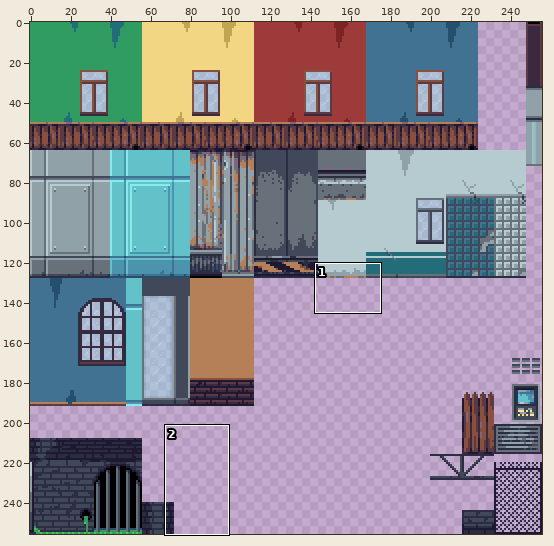
Pixel-art file, stored at Assets/Tileset/Rooms.ase. Above, an overview of the earlier version with the close-up marked.
Close-up. As it was:
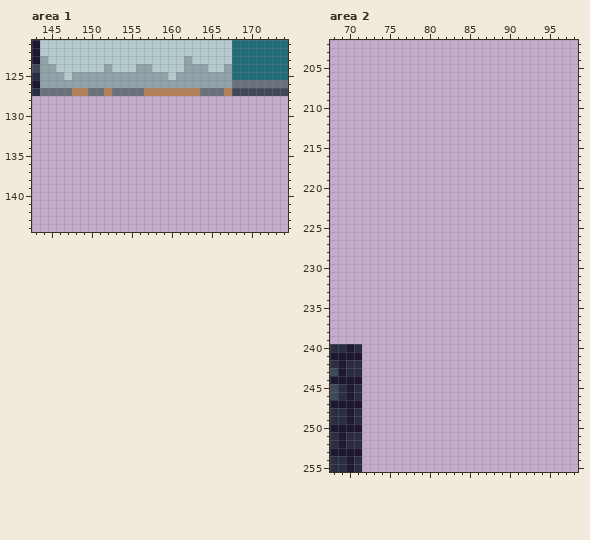
256x256 pixels, 1 frame. Shown: area 1: x 143..174, y 121..144; area 2: x 68..98, y 202..255. The commit also changed other parts of the picture, which this record leaves out.
Once edited:
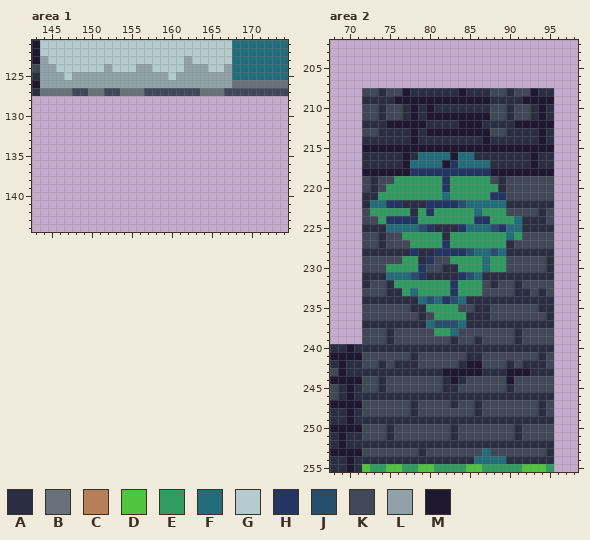
Palette (. is transparent): A #2b2e42  B #68717a  C #b58057  D #51c43f  E #309c62  F #236d7a  G #b6cbcf  H #233663  J #264f6e  K #414859  L #90a1a8  M #1f1833
From old to new:
Changed rows in their new state; - is an unchanged pixel.
Area 1, layer "Walls":
first column x 148:
127 KK--KK---KKKKKKK---K
Area 2, layer "Walls":
first column x 72:
208 KKAKKMAAAAAAMAAAKKAKKMAA
209 AAAAMMMMMMMMMMMMAAAAMMMM
210 KKAKKAMAMAAAAAAAKKAKKAMA
211 KKAKKAMAMMMMMMMMKKAKKAMA
212 AAAMMMMMAAAAMMMAAAAMMMMM
213 KKAAAAMAMMMMMMMMKKAAAAMA
214 AAAAAAMAAAAAAAAMAAAAAAMA
215 MMMMMMMMMMMMMMMMMMMMMMMM
216 AAAAAMAFFFFMFFAAAAAAAMAA
217 AAAAAMFFFFMHFFFFAAAAAMAA
218 MMMMMMHHHHHHHHHHMMMMMMMM
219 KAKKEEEEEEHEEEEEKAKKKKKK
220 KAKEEEEEEEHEEEEEEAKKKKKK
221 AAEEEEEEEEFEEEEEHHKKKKKK
222 AFFHHAAAHHHHJFFFFFAAAAAA
223 KEEEEEAEHEEEEEFEEEKKKKAK
224 KKEHHHHEEEEEEEHHEEEFAAAK
225 AAAFFFFJHAAAHFFFJHFFAAAA
226 KKAKKEEEEEAEEEEEEEFEKKKK
227 KKAKKKEEEEHEEEEEEEAKKKKK
228 AAAAAAHAAHHHHJFFJFAAAAAA
229 KKKKKEEAHKKEEEEFEEKKKKKA
230 KKKEEEEHKKAAEEEFEEKKKKKA
231 AAAFFFJHAAAAHJFAAAAAAAAA
232 AKKAEEEEEEEHEEEKAKKAKKKK
233 KKKAAEFEEEEHEEEKKKKAAKAK
234 AAAAAAAFJFHJFAAAAAAAAAAA
235 KKKKKKAAEEEEKKAAKKKKKKAA
236 KKKKKKKAKEEEEAAAKKKKKKKA
237 AAAAAAAAFJJJFAAAAAAAAAAA
238 KKKAKKKKKEEFKKKKKKKAKKKK
239 KKKAKKKKKKKAKKAKKKKAKKKK
240 AAAAAAAAAAAAAAAAAAAAAAAA
241 KKKKKKAKKKKKKAAKKKKKKKAK
242 KKAKAAAKKKKKAMMKKKAKAAAK
243 AAAAAAAAAAMMMMMAAAMMMAAA
244 KKAKKKKKKKAMAKKKKKMKKKKK
245 KKAKKKKKKKAAKKKKKKAKKKKK
246 AAAAAAAAAAAAAAAAAAAAAAAA
247 KKKKKKAKKKKAKKAKKKKKKKAK
248 KKKKKKAKKKKKKKAKKKKKKKAK
249 AAAAAAAAAAAAAAAAAAAAAAAA
250 KKKAKKKKKKKAKKKKKKKAKKKK
251 KKKAKKKKKKKAKKKKKKKAKKKK
252 AAAAAAAAAAAAAAAAAAAAAAAA
253 KKKKKKKAKKKKKKKFKKKKKKKA
254 AAAAAAAAAAAAAAFFFFAAAAAA
255 DEEDDEEDDEEEEDDEEEEEDDDE
